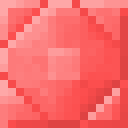
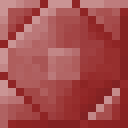
Comparing the layer stacks of the two 128 × 128 images. Changes:
painted on "Layer 1" over (0, 0, 128, 128)
